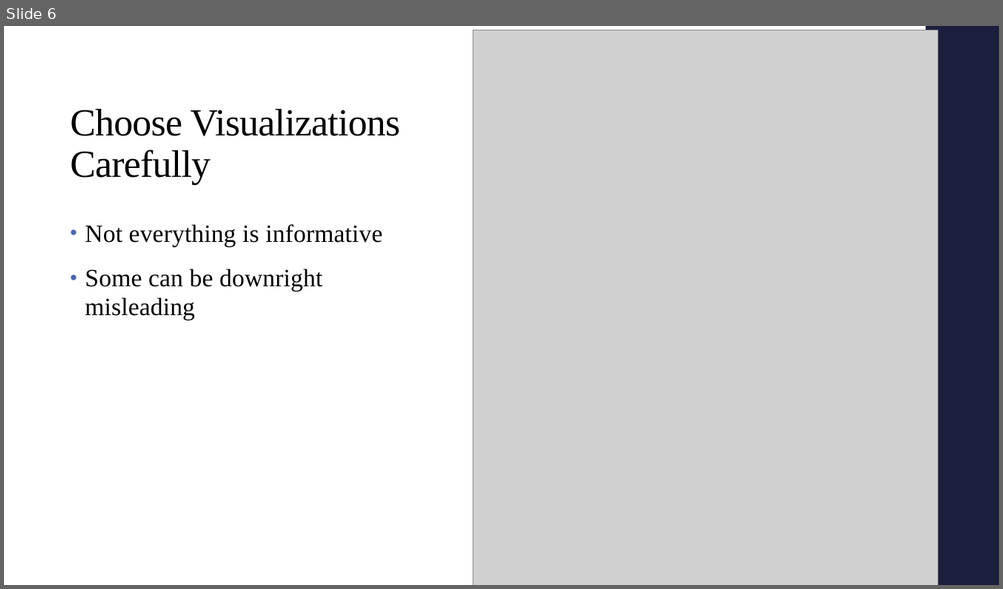
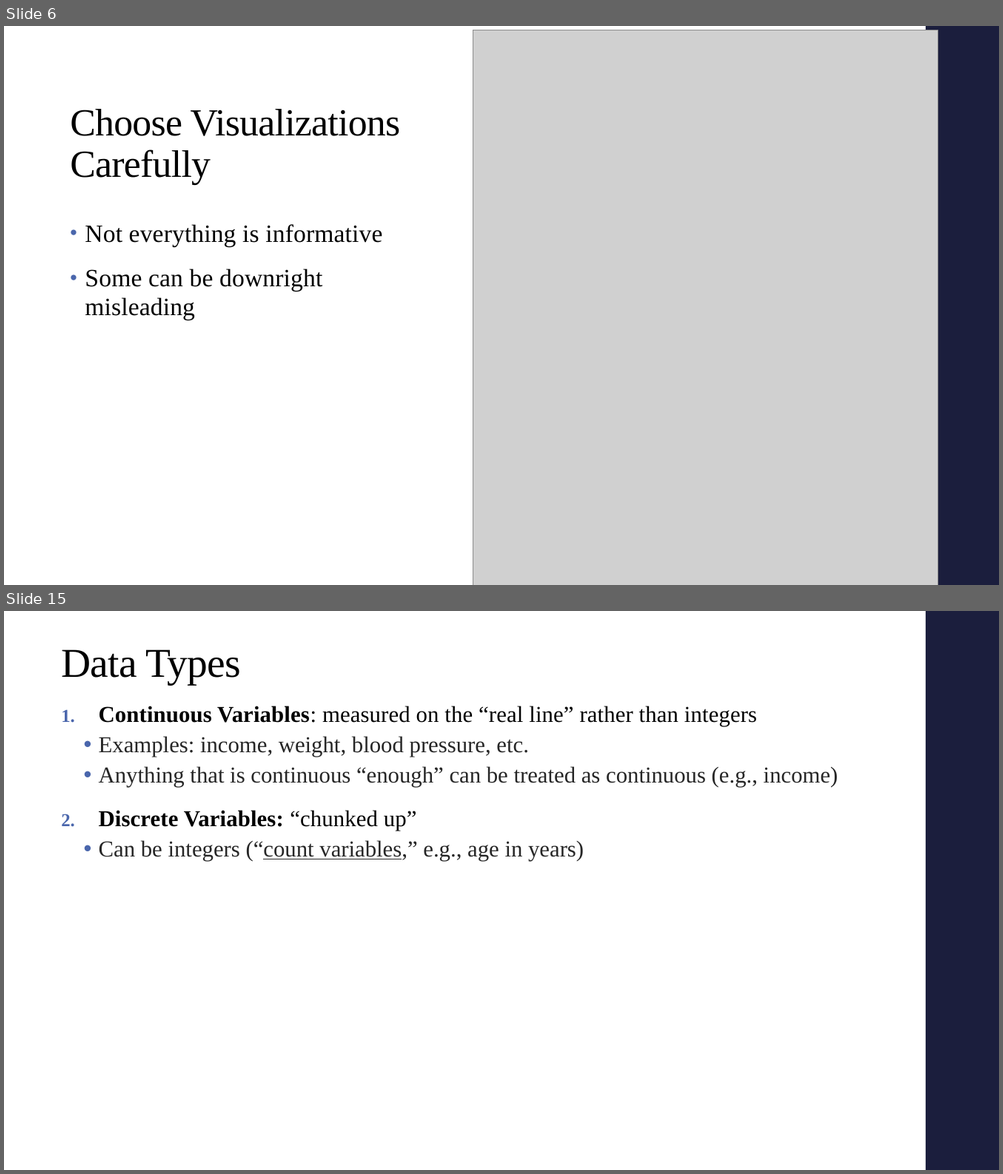
Before and after one commit to alex-hoagland/HAD5772, a slide deck: Lectures/Lecture03_Correlations/Lecture3_Correlations.pptx. Shown one above the other, each under a label of ours: slide 6 before the commit, slides 6 and 15 after it; the slides between them are not shown. The pictures are 1003x589 and 1003x1174 pixels, drawn with LibreOffice and Linux fonts; fonts in the diff are those of the drawing; grey boxes stand for pictures. Boxes give left, top, right and bottom in pixels: in the first picture for what was removed or moved away, otherwise in the second. Text is boxed around its words. In the diff, an @@ line names an element or a change of style, - is before the commit and + after.

```diff
--- a/Lectures/Lecture03_Correlations/Lecture3_Correlations.pptx
+++ b/Lectures/Lecture03_Correlations/Lecture3_Correlations.pptx
@@ slide 15 added at (4,611,999,1170), background #FFFFFF; not listed: 1 template element that a slide beside it also shows @@
@@ title added at (61,649,241,684), 39.6 pt, text #000000 @@
+Data Types
@@ text added at (99,706,838,861), 22 pt, text #262626 @@
+1. Continuous Variables: measured on the “real line” rather than integers
+  • Examples: income, weight, blood pressure, etc.
+  • Anything that is continuous “enough” can be treated as continuous (e.g., income)
+2. Discrete Variables: “chunked up”
+  • Can be integers (“count variables,” e.g., age in years)
```
Also in this commit, not shown: 2 slides changed, 34 other slides added, 10 slides removed, 3 other files.
